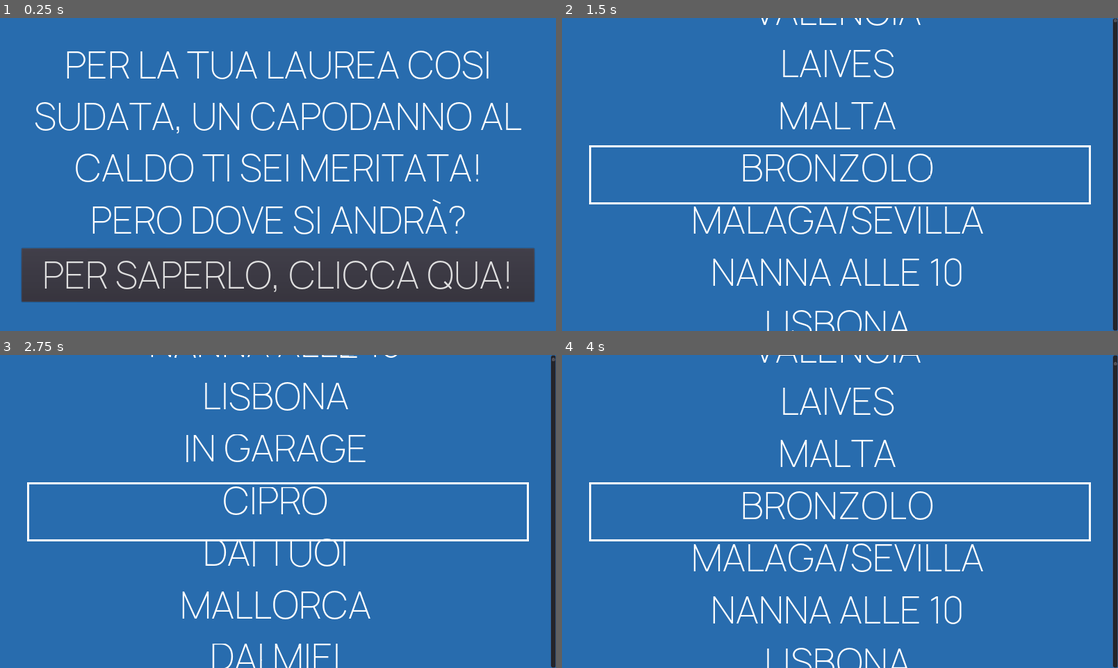
Above: before the commit, frames 1-4 (two rows, left to right).
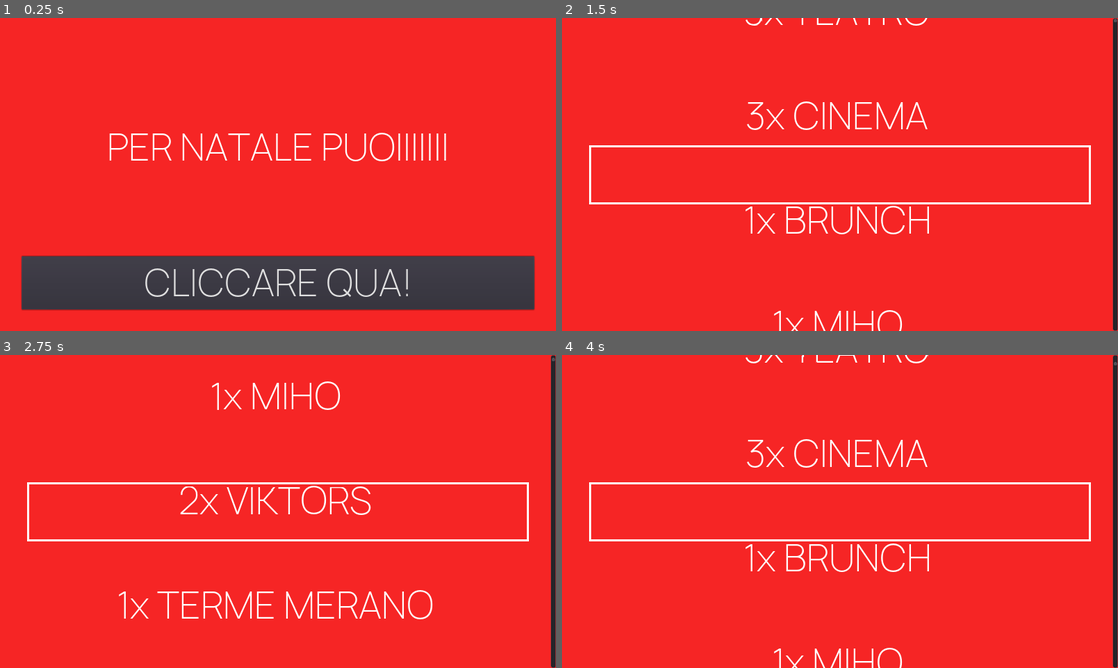
Above: after the commit, the same moments.

Repository: dulvui/magic-giftcard
Game: Godot game, scene res://src/main/main.tscn
Two runs of this game, one before a commit and one after it. Both use one fixed random seed, a clock stepped at 60 frames per second and the inputs below.
Inputs:
- Up to frame 1 (0.25 s): no input
- Up to frame 2 (1.5 s): click "PER SAPERLO, CLICCA QUA!" (after the commit: "CLICCARE QUA!") at 0.5 s; tap Enter at 1.25 s
- Up to frame 3 (2.75 s): no input
- Up to frame 4 (4 s): no input

The runs differ from the first frame. In frame 1, 89% of the frame differs, in the area x 0-100%, y 0-100%; in frame 2, 98%; in frame 3, 98%; in frame 4, 98%.

Commit message:
christmas 2025 update

Diff:
--- a/game/src/gift_roulette/gift_roulette.gd
+++ b/game/src/gift_roulette/gift_roulette.gd
@@ -5,21 +5,21 @@
 extends Control
 
 const GIFTS = [
-	"VALENCIA",
-	"MALTA",
-	"MALAGA/SEVILLA",
-	"LISBONA",
-	"CIPRO",
-	"MALLORCA"
+	"3x TEATRO",
+	"3x CINEMA",
+	"1x BRUNCH",
+	"1x MIHO",
+	"2x VIKTORS",
+	"1x TERME MERANO"
 ]
 
 const JOKE_GIFTS = [
-	"LAIVES",
-	"BRONZOLO",
-	"NANNA ALLE 10",
-	"IN GARAGE",
-	"DAI TUOI",
-	"DAI MIEI"
+	"",
+	"",
+	"",
+	"",
+	"",
+	""
 ]
 
 const LABEL_HEIGHT:int = 122
--- a/game/src/gift_roulette/gift_roulette.tscn
+++ b/game/src/gift_roulette/gift_roulette.tscn
@@ -44,11 +44,13 @@
 [node name="GiftRoulette" type="Control"]
 anchor_right = 1.0
 anchor_bottom = 1.0
+rect_pivot_offset = Vector2( -1026, -408 )
 script = ExtResource( 1 )
 
-[node name="Panel" type="Panel" parent="."]
+[node name="ColorRect" type="ColorRect" parent="."]
 anchor_right = 1.0
 anchor_bottom = 1.0
+color = Color( 0.964706, 0.145098, 0.145098, 1 )
 
 [node name="GiftBorder" type="Panel" parent="."]
 anchor_left = 0.5
--- a/game/src/main/main.tscn
+++ b/game/src/main/main.tscn
@@ -7,9 +7,10 @@
 anchor_bottom = 1.0
 script = ExtResource( 1 )
 
-[node name="Panel" type="Panel" parent="."]
+[node name="ColorRect" type="ColorRect" parent="."]
 anchor_right = 1.0
 anchor_bottom = 1.0
+color = Color( 0.964706, 0.145098, 0.145098, 1 )
 
 [node name="MarginContainer" type="MarginContainer" parent="."]
 anchor_right = 1.0
@@ -26,17 +27,18 @@
 margin_bottom = 670.0
 
 [node name="Text" type="Label" parent="MarginContainer/VBoxContainer"]
+margin_top = 188.0
 margin_right = 1180.0
-margin_bottom = 477.0
-text = "PER LA TUA LAUREA COSI SUDATA, UN CAPODANNO AL CALDO TI SEI MERITATA!
-	PERO DOVE SI ANDRÀ?"
+margin_bottom = 305.0
+size_flags_vertical = 6
+text = "PER NATALE PUOIIIIIII"
 align = 1
 autowrap = true
 
 [node name="Button" type="Button" parent="MarginContainer/VBoxContainer"]
-margin_top = 481.0
+margin_top = 497.0
 margin_right = 1180.0
-margin_bottom = 604.0
-text = "PER SAPERLO, CLICCA QUA!"
+margin_bottom = 620.0
+text = "CLICCARE QUA!"
 
 [connection signal="pressed" from="MarginContainer/VBoxContainer/Button" to="." method="_on_Button_pressed"]
